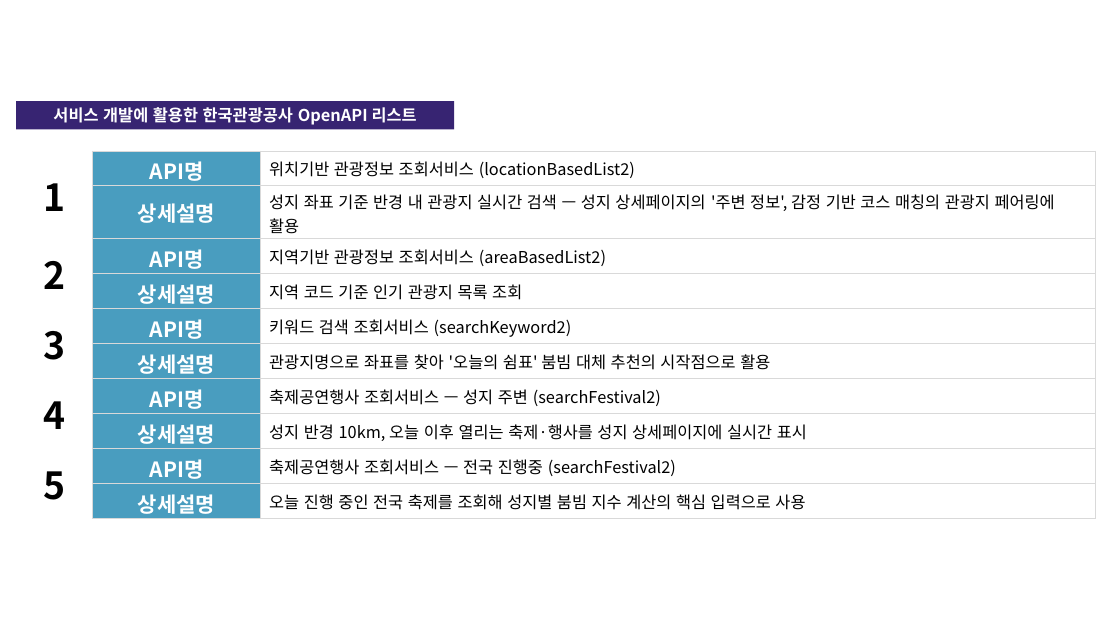
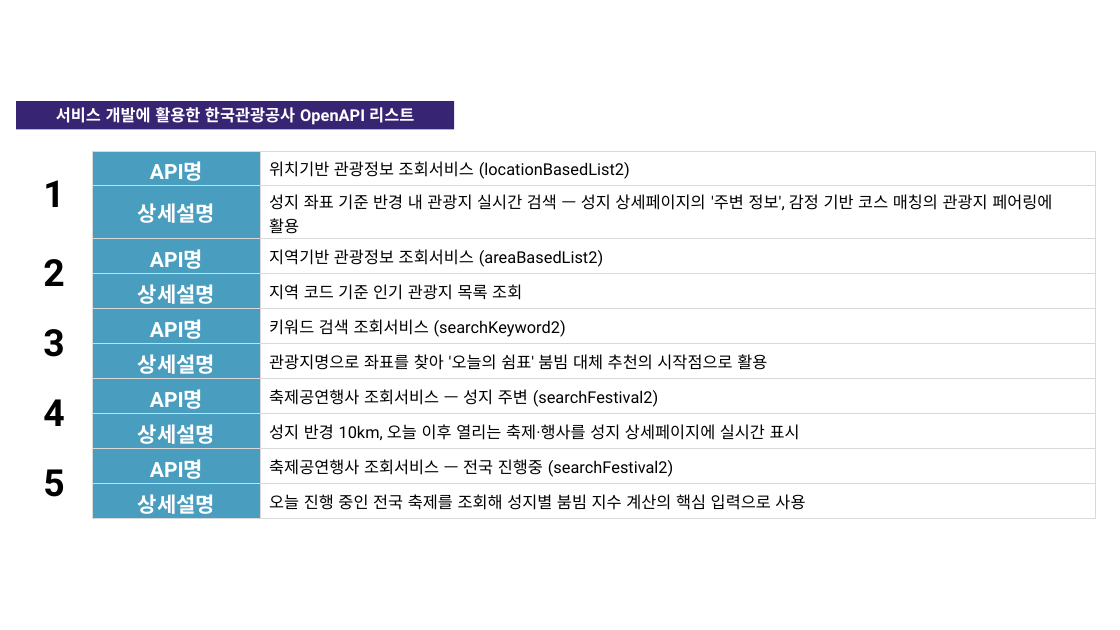
Before and after one commit to linkcontent7-huisun/visitholykorea, a slide deck: slide 10 of docs/10-product/원본-공모전제출/기능설명서_작성본.pptx. Drawn at 1120x630 pixels with LibreOffice and Linux fonts; fonts in the diff are those of the drawing; background and template pictures are left out. Boxes give left, top, right and bottom in pixels: in the first picture for what was removed or moved away, otherwise in the second. Text is boxed around its words. In the diff, an @@ line names an element or a change of style, - is before the commit and + after.

```diff
--- a/docs/10-product/원본-공모전제출/기능설명서_작성본.pptx
+++ b/docs/10-product/원본-공모전제출/기능설명서_작성본.pptx
@@ rectangle "서비스 개발에 활용한 한국관광공사 OpenAPI ..." at <box>16,101,455,129</box>: font Noto Sans CJK KR to Roboto @@
@@ table at <box>16,151,1096,518</box> @@
@@ font Noto Sans CJK KR to Roboto @@
```
Also in this commit, not shown: 10 other slides changed, 1 other file.
